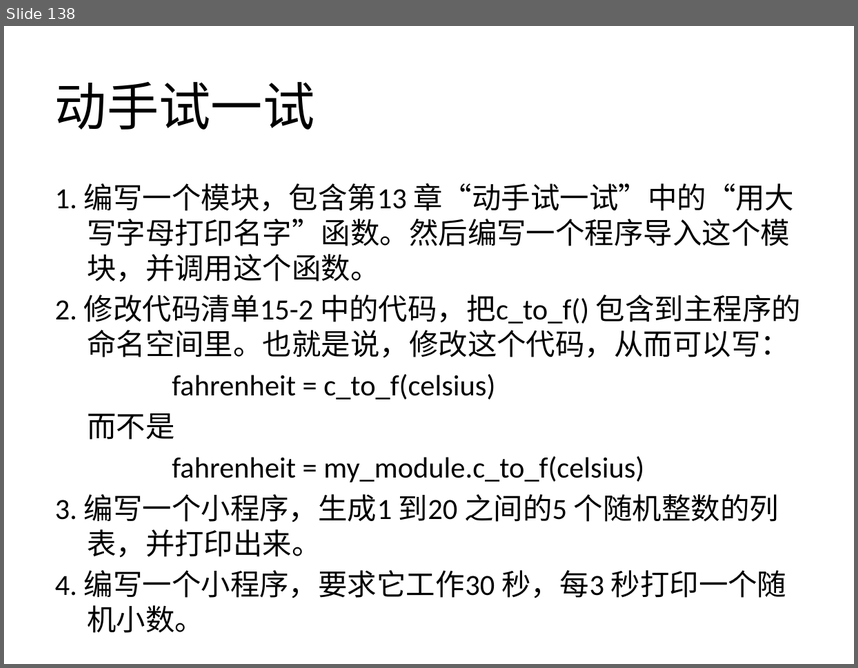
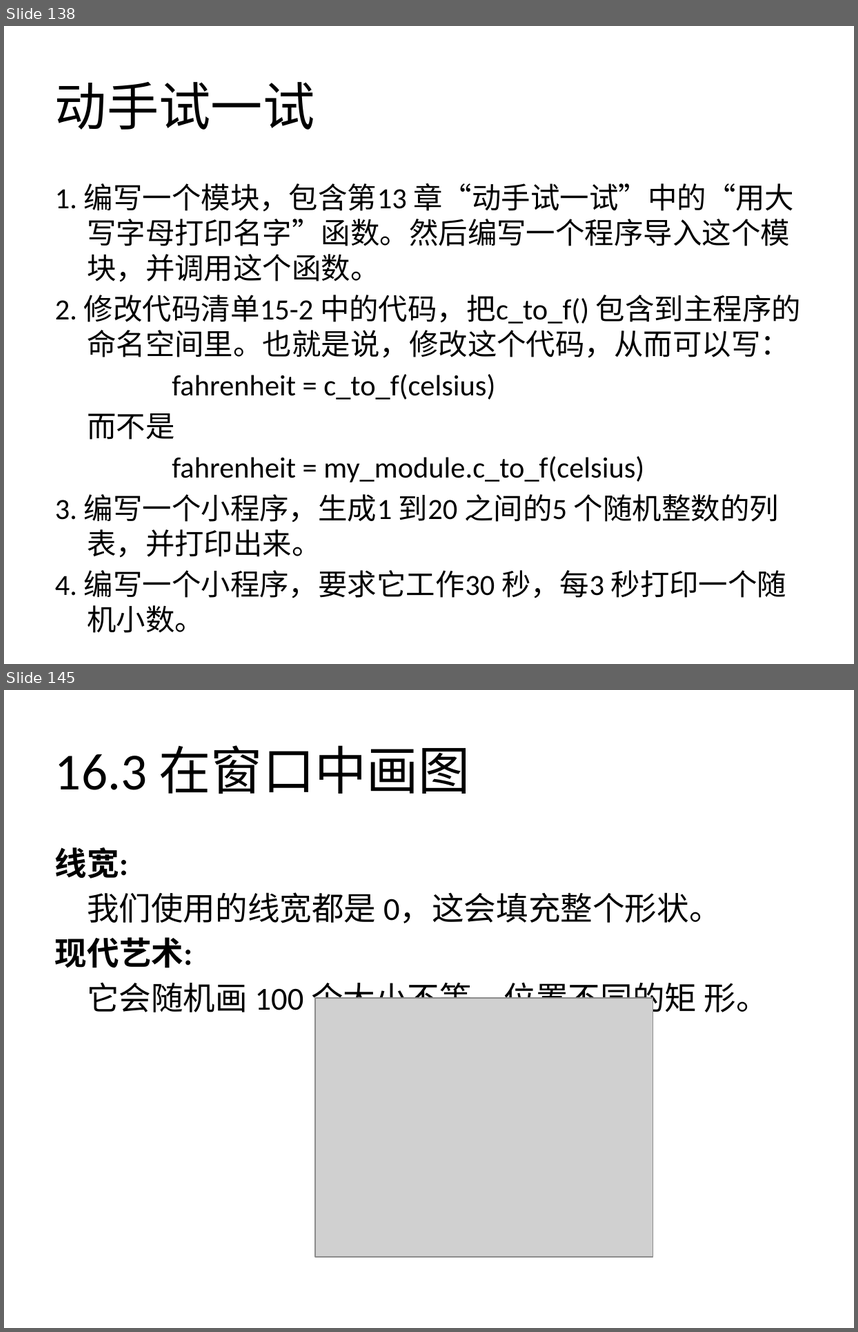
Before and after one commit to zhinan18/Python3, a slide deck: readme/Python3.pptx. Shown one above the other, each under a label of ours: slide 138 before the commit, slides 138 and 145 after it; the slides between them are not shown. The pictures are 858x668 and 858x1332 pixels, drawn with LibreOffice and Linux fonts; fonts in the diff are those of the drawing; grey boxes stand for pictures. Boxes give left, top, right and bottom in pixels: in the first picture for what was removed or moved away, otherwise in the second. Text is boxed around its words. In the diff, an @@ line names an element or a change of style, - is before the commit and + after.

```diff
--- a/readme/Python3.pptx
+++ b/readme/Python3.pptx
@@ slide 145 added at (4, 690, 854, 1328), background #FFFFFF @@
@@ title added at (55, 745, 471, 794), 44 pt, text #000000 @@
+16.3 在窗口中画图
@@ text added at (55, 847, 769, 1018), 27.2 pt, text #000000 @@
+线宽:
+我们使用的线宽都是 0，这会填充整个形状。
+现代艺术:
+它会随机画 100 个大小不等、位置不同的矩 形。
@@ picture added at (315, 998, 653, 1256) @@
```
Also in this commit, not shown: 13 other slides added, 19 other files.
